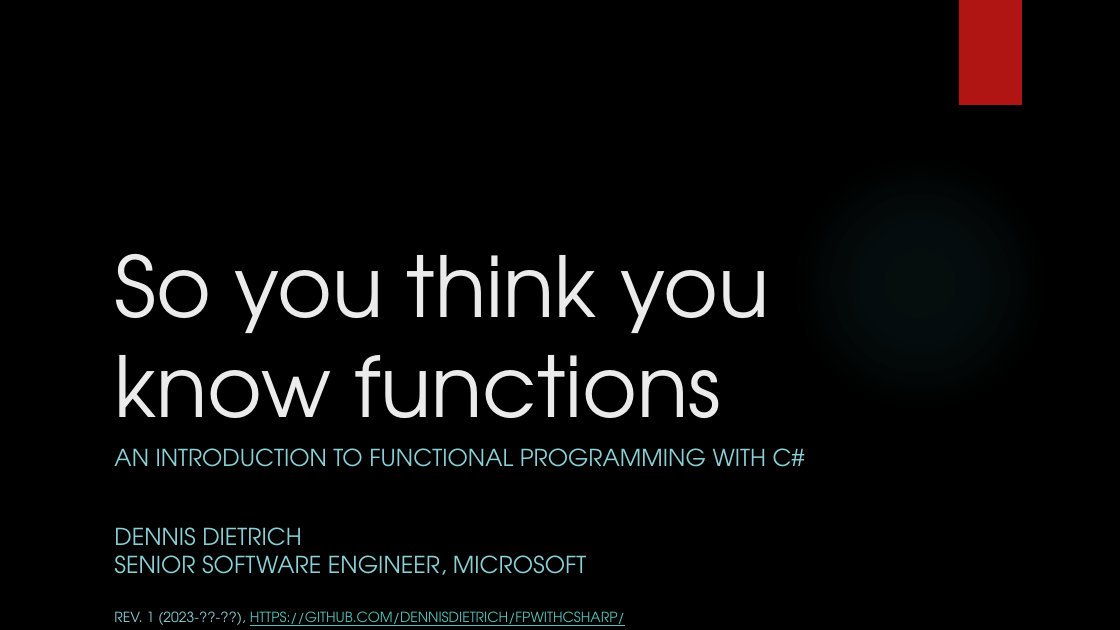
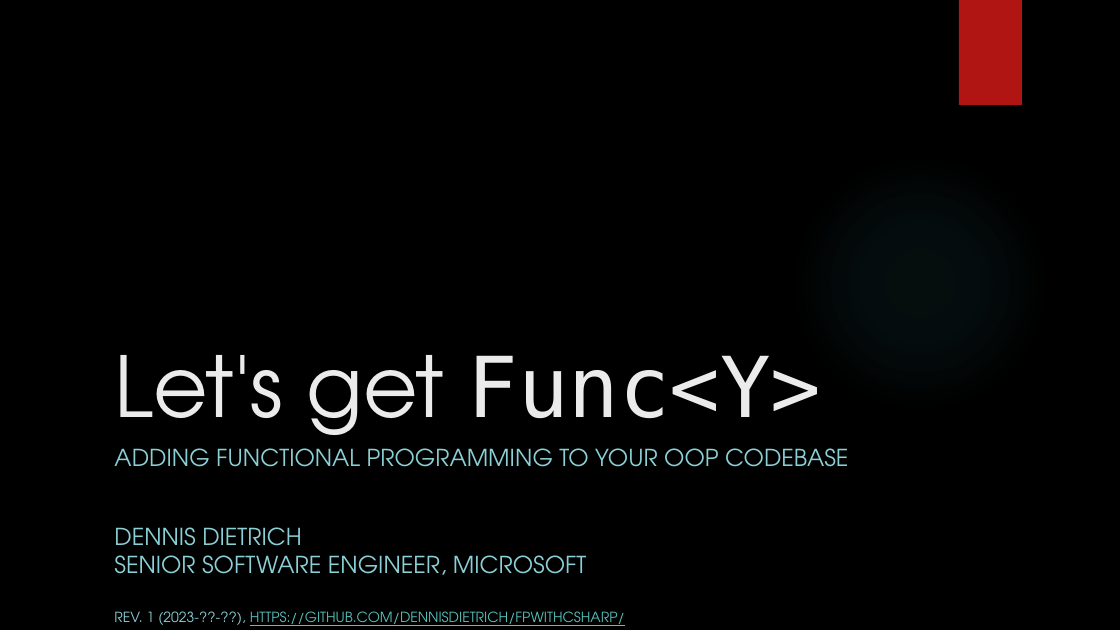
Before and after one commit to dennisdietrich/FpWithCSharp, a slide deck: slide 1 of doc/Introduction to FP with C#.pptx. Drawn at 1120x630 pixels with LibreOffice and Linux fonts; fonts in the diff are those of the drawing; background and template pictures are left out. Boxes give left, top, right and bottom in pixels: in the first picture for what was removed or moved away, otherwise in the second. Text is boxed around its words. In the diff, an @@ line names an element or a change of style, - is before the commit and + after.

```diff
--- a/doc/Introduction to FP with C#.pptx
+++ b/doc/Introduction to FP with C#.pptx
@@ title at <box>114,355,822,456</box>: text changed @@
-So you think you know functions
+Let's get Func<Y>
@@ subtitle at <box>114,448,848,467</box>: text changed @@
-AN INTRODUCTION TO FUNCTIONAL PROGRAMMING WITH C#
+ADDING FUNCTIONAL PROGRAMMING TO YOUR OOP CODEBASE
```
Also in this commit, not shown: 1 other file.
